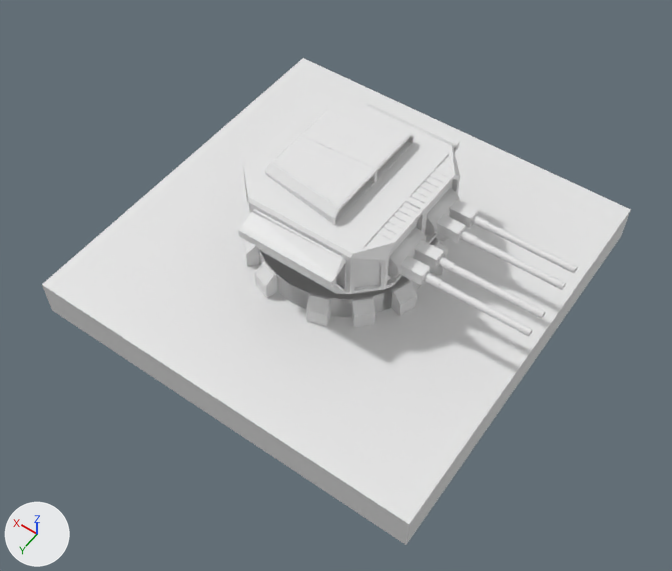
Two versions of the Blender file Model/DualGunTurret.blend, one commit apart.
Before and after are seen from a 50 mm camera at (-8.15, 11.81, 16.83) aimed at (-0.8, 1.53, 0.66). Lighting does not change. The marker at lower left points along +X, +Y and +Z.

The first picture shows 'DualGunTurret', '立方体.001'.
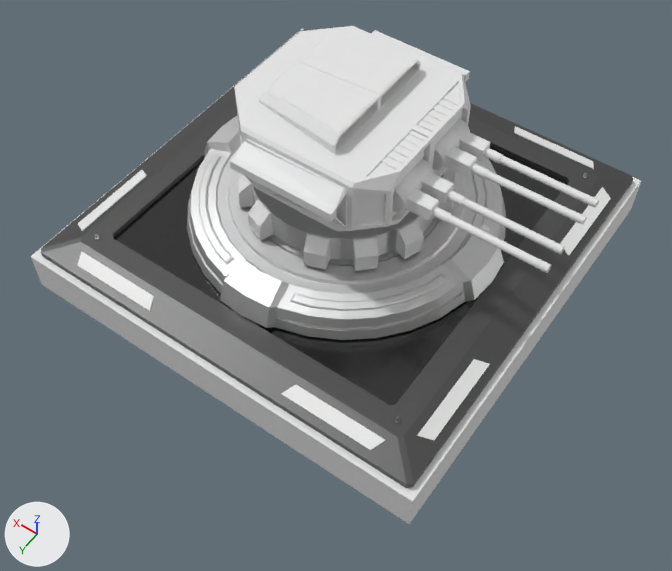
Changed parts and their boxes (x1, y1, x2, y2) in the pictures (672 x 571 px):
'立方体.001', moved
    before: (42, 58, 631, 545)
    after: (31, 29, 641, 524)
'Base', added
    after: (41, 29, 633, 488)
    faces in mat_material_004 (dark grey #5e5e5e): (41, 29, 633, 488)
    faces in mat_material_009 (black #161616): (114, 146, 568, 405)
    faces in mat_material_005 (its picture is missing): (78, 126, 611, 450)
'DualGunTurret', moved
    before: (238, 99, 578, 336)
    after: (229, 26, 599, 273)
'Foundation', added
    after: (187, 115, 506, 340)

The change, as a list of edits to the scene's bpy script:
```text
Add mat_tech_pedestal_mat_003:
    mat_tech_pedestal_mat_003 = principled_material('tech_pedestal_mat.003')
    mat_tech_pedestal_mat_003.base_color = (0.8, 0.8, 0.8)  # white #e7e7e7
    mat_tech_pedestal_mat_003.metallic = 1.0
    mat_tech_pedestal_mat_003.roughness = 0.553
    mat_tech_pedestal_mat_003.specular_ior_level = 1.0
Add mat_material_009:
    mat_material_009 = principled_material('Material.009')
    mat_material_009.base_color = (0.00793, 0.00793, 0.00793)  # black #161616
    mat_material_009.roughness = 0.179
    mat_material_009.specular_ior_level = 0.848
Add mat_material_005:
    mat_material_005 = principled_material('Material.005')
    mat_material_005.base_color = (0.8, 0.8, 0.8)  # white #e7e7e7
Add mat_material_002:
    mat_material_002 = bpy.data.materials.new('Material.002')
    mat_material_002.use_nodes = True; mat_material_002.node_tree.nodes.clear()
    _N = mat_material_002.node_tree.nodes; _L = mat_material_002.node_tree.links
    n0 = _N.new('ShaderNodeOutputMaterial'); n0.name = 'Material Output'
    n1 = _N.new('ShaderNodeBsdfGlass'); n1.name = 'Glass BSDF'
    n1.distribution = 'BECKMANN'
    n1.inputs[1].default_value = 0.5  # 'Roughness'
    n1.inputs[2].default_value = 1.45  # 'IOR'
    _L.new(n1.outputs[0], n0.inputs[0])  # 'BSDF' to 'Surface'
Add mat_material_004:
    mat_material_004 = principled_material('Material.004')
    mat_material_004.base_color = (0.112, 0.112, 0.112)  # dark grey #5e5e5e
    mat_material_004.metallic = 0.695
    mat_material_004.roughness = 0.479
    mat_material_004.specular_ior_level = 0.377
Add me_circle_003:
    me_circle_003.from_pydata(...)  # 2505 vertices, 2080 faces; spans x -6.03..6.03, y -6.03..6.03, z 0.0..1.56
    me_circle_003.materials.append(mat_tech_pedestal_mat_003)  # white #e7e7e7
Add me_cylinder_004:
    me_cylinder_004.from_pydata(...)  # 341 vertices, 282 faces; spans x -104.0..104.0, y -104.0..104.0, z -3.0..17.0
    # faces by material slot: [200, 33, 1, 48]
    me_cylinder_004.materials.append(mat_material_002)
    me_cylinder_004.materials.append(mat_material_004)  # dark grey #5e5e5e
    me_cylinder_004.materials.append(mat_material_009)  # black #161616
    me_cylinder_004.materials.append(mat_material_005)  # its picture is missing
Change ob_dualgunturret:
    ob_dualgunturret.location: (0.0, 0.0, 0.0) -> (0.0, 0.0, 2.0)
Change ob_立方体_001:
    ob_立方体_001.location: (0.0, 0.0, -1.0) -> (0.0, 0.0, 0.0)
Add ob_foundation:
    ob_foundation = bpy.data.objects.new('Foundation', me_circle_003)
    ob_foundation.location = (0.0, 0.0, 1.28)
    ob_foundation.scale = (0.622, 0.622, 0.5)
Add ob_base:
    ob_base = bpy.data.objects.new('Base', me_cylinder_004)
    ob_base.location = (0.0, 0.0, 1.09)
    ob_base.scale = (0.0466, 0.0466, 0.0211)
```
